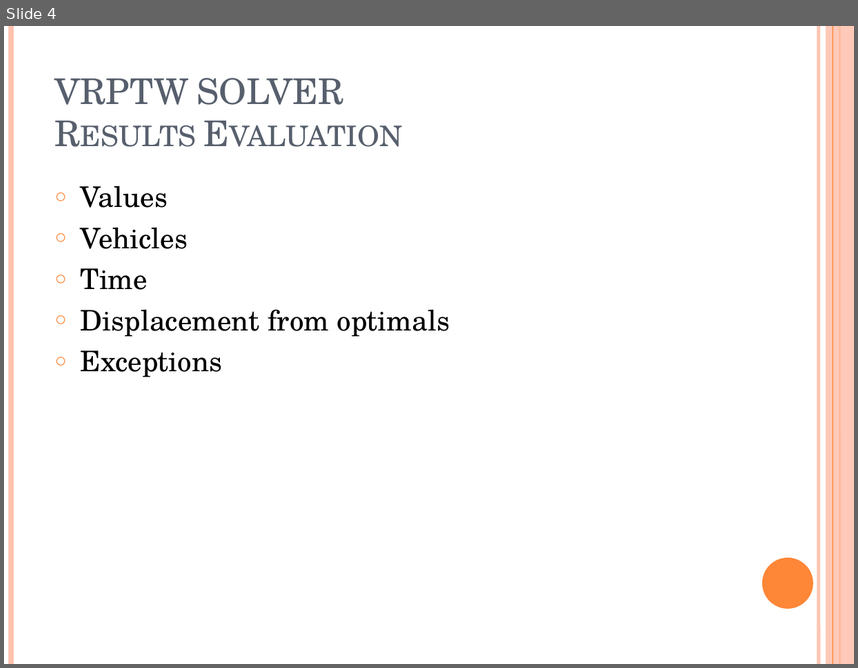
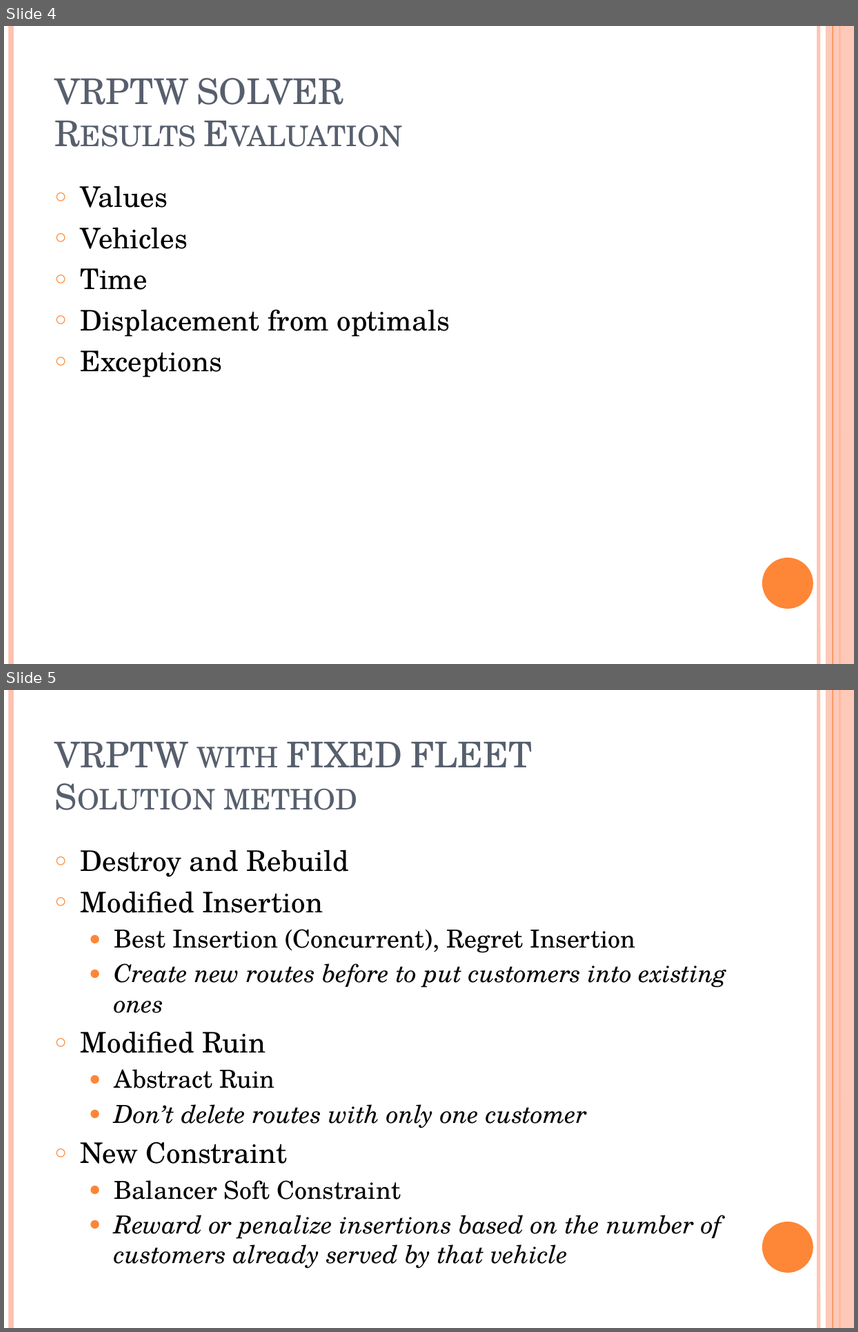
Before and after one commit to 4binary1/OMA-1516---Group-21, a slide deck: Group_21 (Bozza OttaM).pptx. Shown one above the other, each under a label of ours: slide 4 before the commit, slides 4 and 5 after it. The pictures are 858x668 and 858x1332 pixels, drawn with LibreOffice and Linux fonts; fonts in the diff are those of the drawing. Boxes give left, top, right and bottom in pixels: in the first picture for what was removed or moved away, otherwise in the second. Text is boxed around its words. In the diff, an @@ line names an element or a change of style, - is before the commit and + after.

```diff
--- a/Group_21 (Bozza OttaM).pptx
+++ b/Group_21 (Bozza OttaM).pptx
@@ slide 5 added at [4,690,854,1328], background #FFFFFF; not listed: 6 template elements that a slide beside it also shows @@
@@ title added at [55,742,533,810], 30 pt, text #575F6D, small capitals @@
+VRPTW with FIXED FLEET
+Solution method
@@ text added at [81,849,727,1268], 21 pt, text #000000, italic @@
+○ Destroy and Rebuild
+○ Modified Insertion
+  ● Best Insertion (Concurrent), Regret Insertion
+  ● Create new routes before to put customers into existing ones
+○ Modified Ruin
+  ● Abstract Ruin
+  ● Don’t delete routes with only one customer
+○ New Constraint
+  ● Balancer Soft Constraint
+  ● Reward or penalize insertions based on the number of customers already served by that vehicle
```
Also in this commit, not shown: 1 slide changed.
